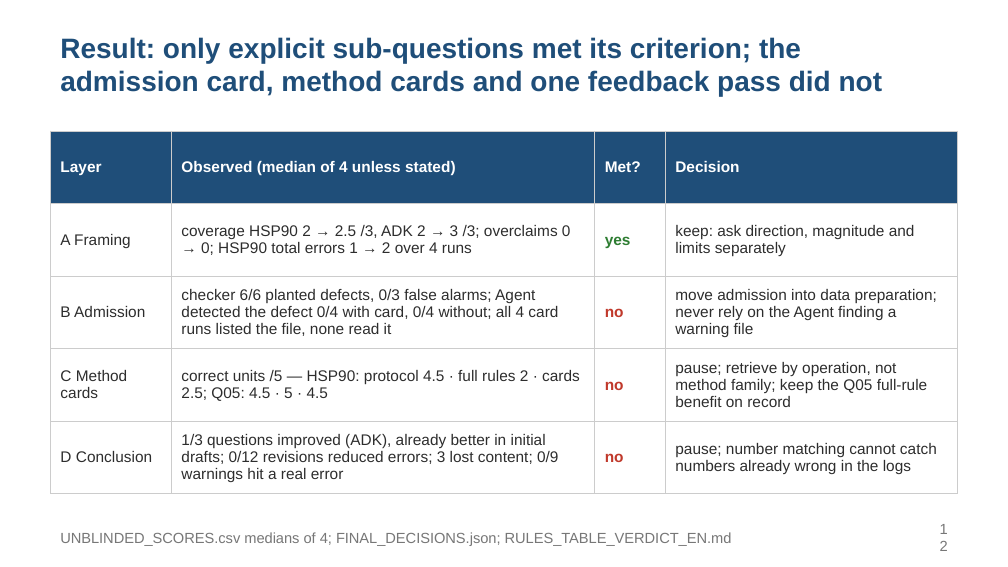
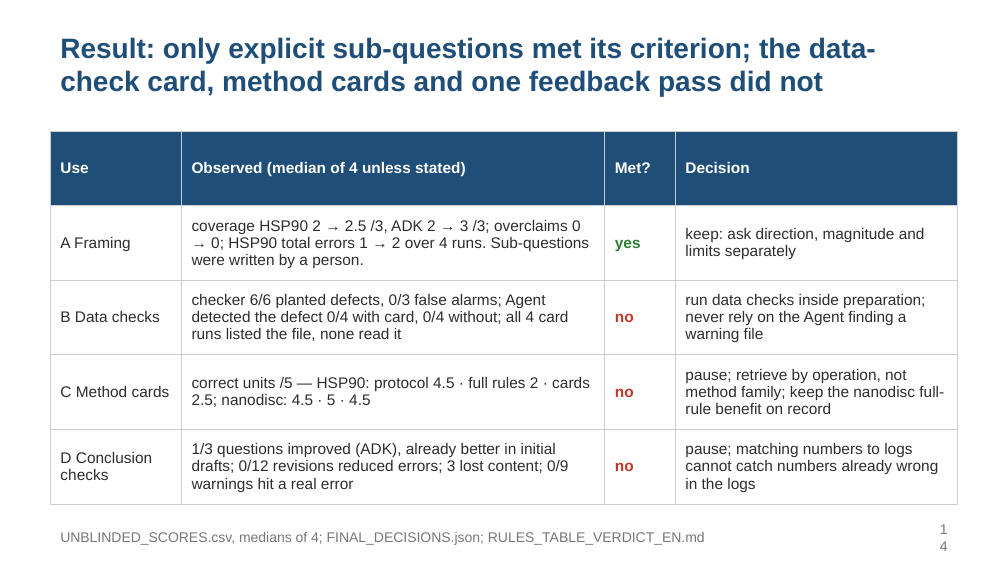
Before and after one commit to alex051107/dynamics-atlas-harness, a slide deck: slide 14 of review/rules-agent-study-20260909/development-results/SOOJUNG_DISCUSSION_20260910_EN.pptx (slide 12 before the commit). Drawn at 1008x567 pixels with LibreOffice and Linux fonts; fonts in the diff are those of the drawing. Boxes give left, top, right and bottom in pixels: in the first picture for what was removed or moved away, otherwise in the second. Text is boxed around its words. In the diff, an @@ line names an element or a change of style, - is before the commit and + after.

```diff
--- a/review/rules-agent-study-20260909/development-results/SOOJUNG_DISCUSSION_20260910_EN.pptx
+++ b/review/rules-agent-study-20260909/development-results/SOOJUNG_DISCUSSION_20260910_EN.pptx
@@ text at box(60, 37, 876, 96): text changed @@
-Result: only explicit sub-questions met its criterion; the admission card, method cards and one feedback pass did not
+Result: only explicit sub-questions met its criterion; the data-check card, method cards and one feedback pass did not
@@ table at box(50, 131, 958, 496) @@
-row 1, column 1: Layer
+row 1, column 1: Use
-row 2, column 2: coverage HSP90 2 → 2.5 /3, ADK 2 → 3 /3; overclaims 0 → 0; HSP90 total errors 1 → 2 over 4 runs
+row 2, column 2: coverage HSP90 2 → 2.5 /3, ADK 2 → 3 /3; overclaims 0 → 0; HSP90 total errors 1 → 2 over 4 runs. Sub-questions were written by a person.
-row 3, column 1: B Admission
+row 3, column 1: B Data checks
-row 3, column 4: move admission into data preparation; never rely on the Agent finding a warning file
+row 3, column 4: run data checks inside preparation; never rely on the Agent finding a warning file
-row 4, column 2: correct units /5 — HSP90: protocol 4.5 · full rules 2 · cards 2.5; Q05: 4.5 · 5 · 4.5
+row 4, column 2: correct units /5 — HSP90: protocol 4.5 · full rules 2 · cards 2.5; nanodisc: 4.5 · 5 · 4.5
-row 4, column 4: pause; retrieve by operation, not method family; keep the Q05 full-rule benefit on record
+row 4, column 4: pause; retrieve by operation, not method family; keep the nanodisc full-rule benefit on record
-row 5, column 1: D Conclusion
+row 5, column 1: D Conclusion checks
-row 5, column 4: pause; number matching cannot catch numbers already wrong in the logs
+row 5, column 4: pause; matching numbers to logs cannot catch numbers already wrong in the logs
@@ text at box(60, 532, 705, 545): text changed; size 10.5 to 10 pt @@
-UNBLINDED_SCORES.csv medians of 4; FINAL_DECISIONS.json; RULES_TABLE_VERDICT_EN.md
+UNBLINDED_SCORES.csv, medians of 4; FINAL_DECISIONS.json; RULES_TABLE_VERDICT_EN.md
@@ text at box(927, 522, 958, 552): text changed; size 10.5 to 10 pt @@
-12
+14
```
Also in this commit, not shown: 22 other slides changed, 3 slides added, 11 other files.
